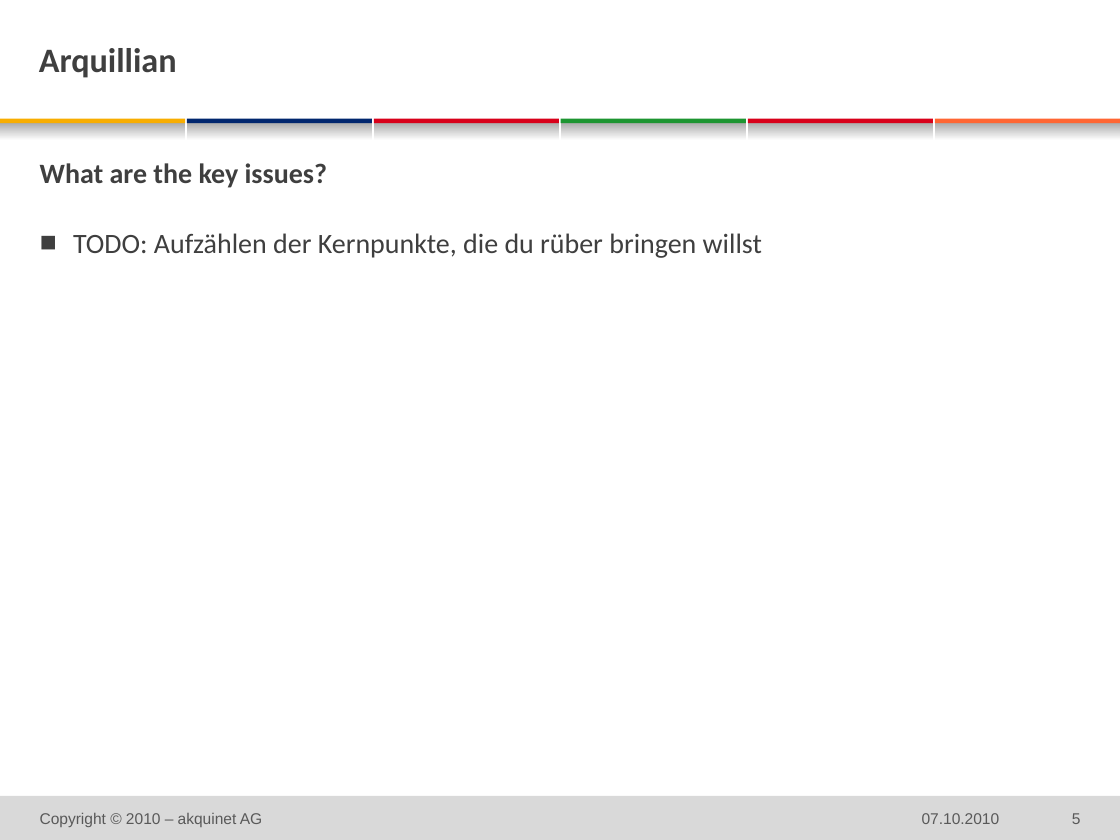
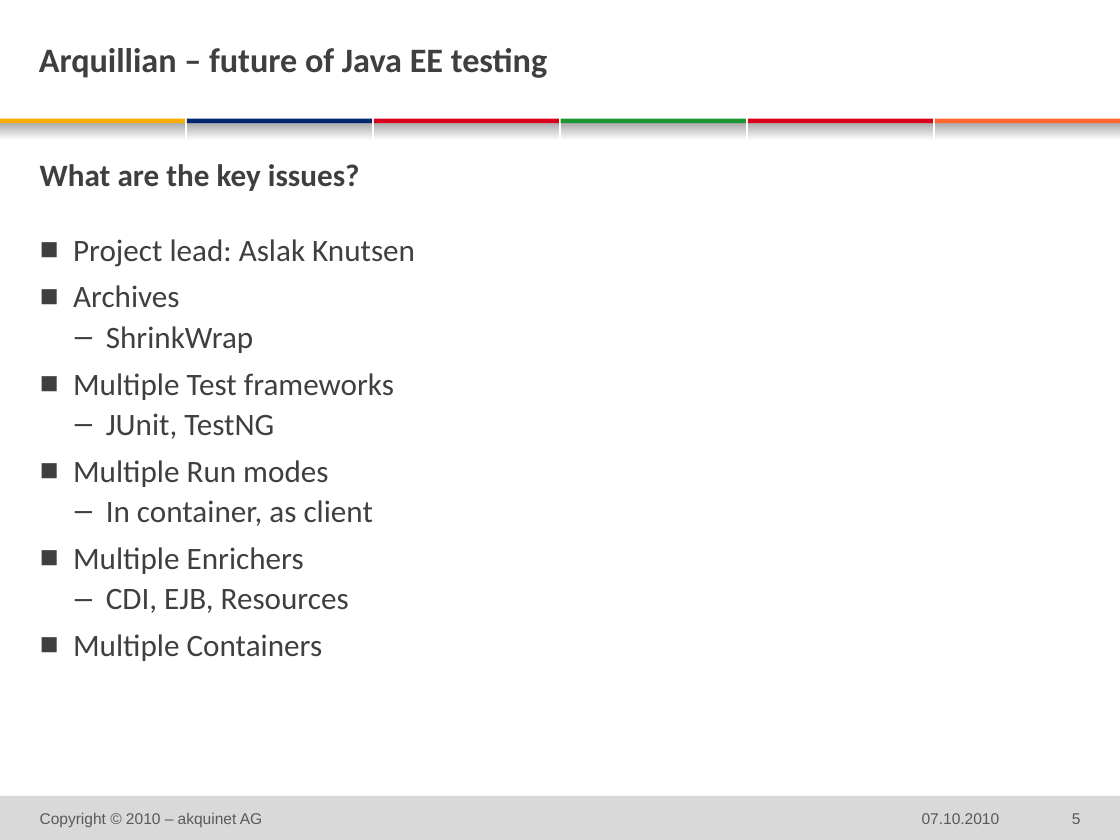
Before and after one commit to michaelschuetz/seamArquillian-judcon2010, a slide deck: slide 5 of doc/judcon_SeamArquillian.pptx. Drawn at 1120x840 pixels with LibreOffice and Linux fonts; fonts in the diff are those of the drawing; background and template pictures are left out. Boxes give left, top, right and bottom in pixels: in the first picture for what was removed or moved away, otherwise in the second. Text is boxed around its words. In the diff, an @@ line names an element or a change of style, - is before the commit and + after.

```diff
--- a/doc/judcon_SeamArquillian.pptx
+++ b/doc/judcon_SeamArquillian.pptx
@@ title at bbox=[39, 48, 547, 78]: text changed @@
-Arquillian
+Arquillian – future of Java EE testing
@@ text at bbox=[40, 164, 360, 191]: size 18 to 20 pt in "What are the key issues?" @@
@@ text at bbox=[73, 239, 415, 661]: text changed; size 18 to 20 pt @@
-  ■ TODO: Aufzählen der Kernpunkte, die du rüber bringen willst
+  ■ Project lead: Aslak Knutsen
+  ■ Archives
+    – ShrinkWrap
+  ■ Multiple Test frameworks
+    – JUnit, TestNG
+  ■ Multiple Run modes
+    – In container, as client
+  ■ Multiple Enrichers
+    – CDI, EJB, Resources
+  ■ Multiple Containers
```
Also in this commit, not shown: 11 other slides changed.
